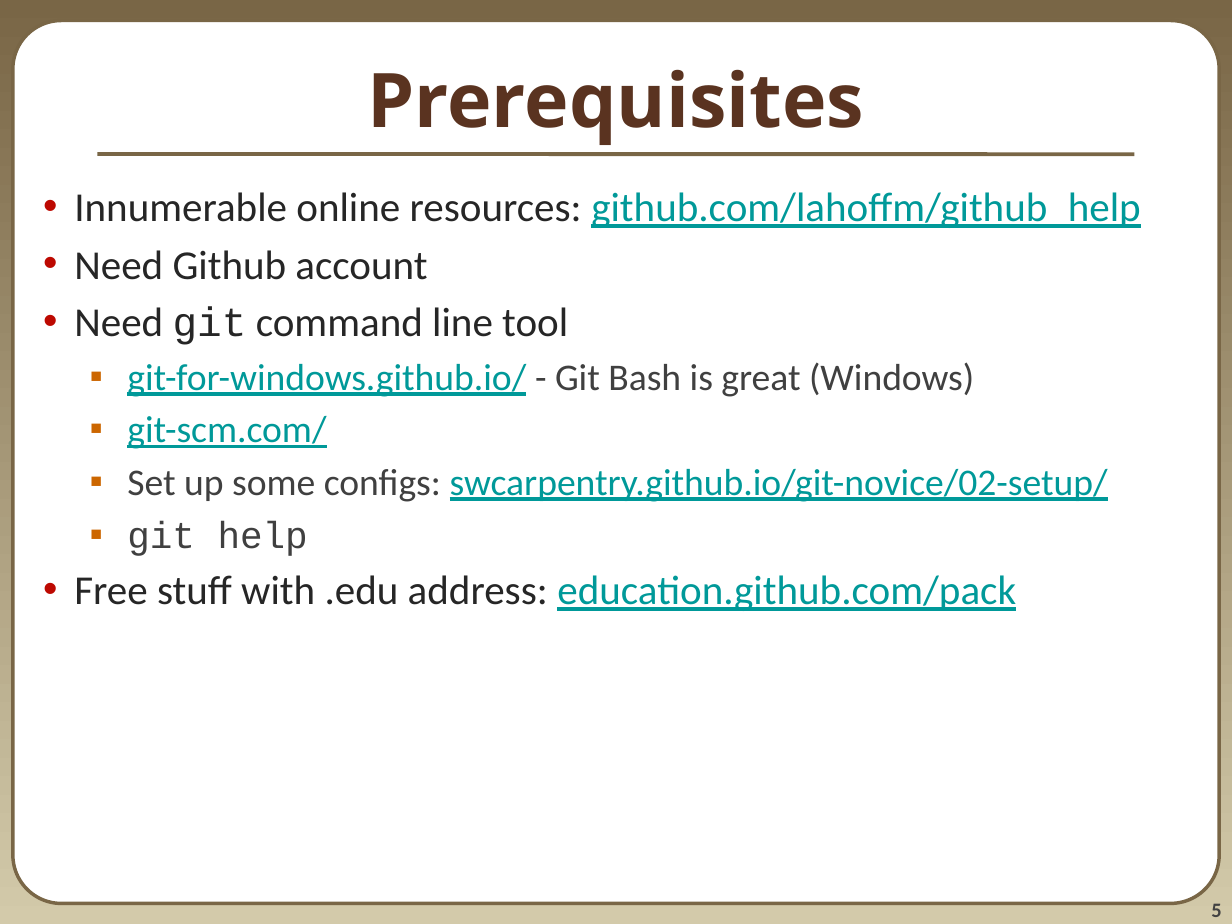
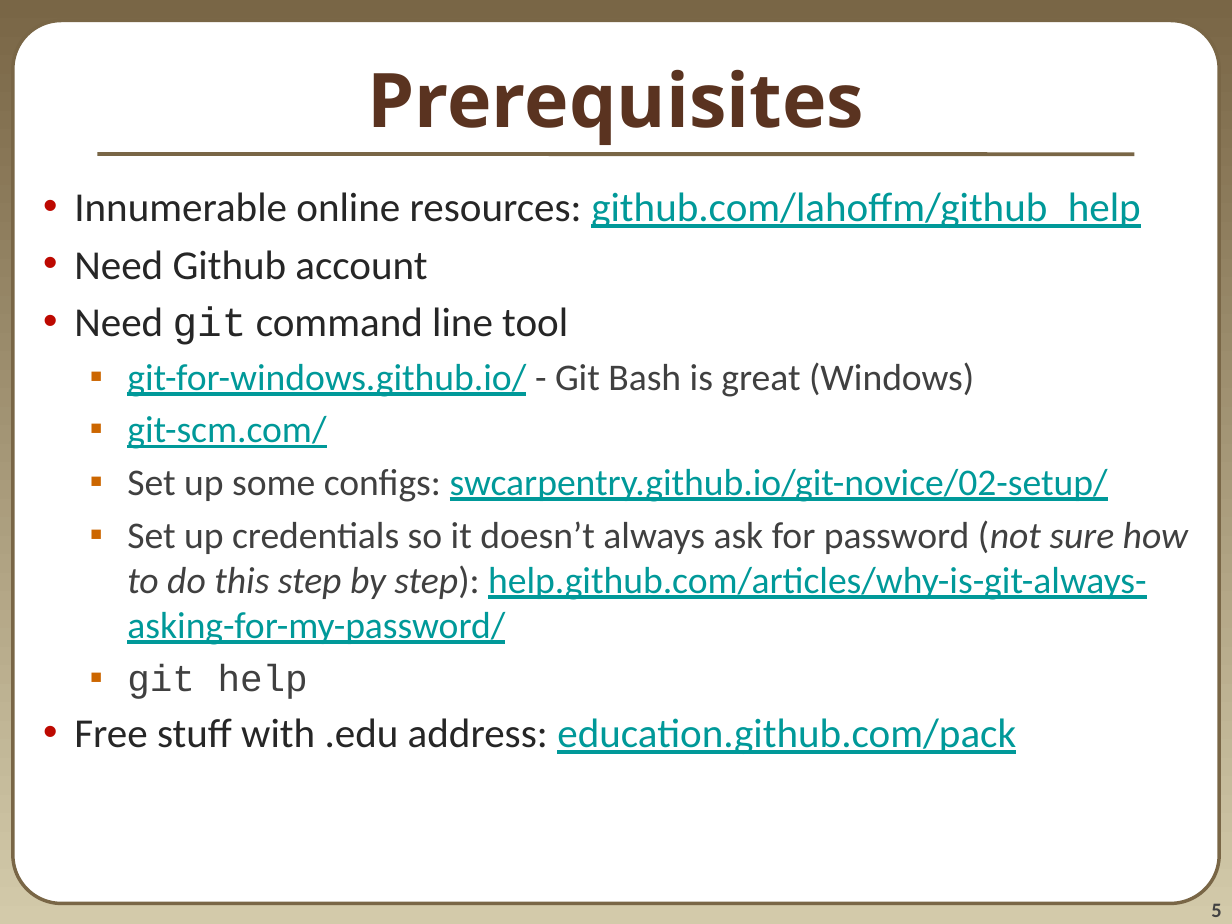
Before and after one commit to lahoffm/github_help, a slide deck: slide 5 of Github introduction Lukas.pptx. Drawn at 1232x924 pixels with LibreOffice and Linux fonts; fonts in the diff are those of the drawing. Boxes give left, top, right and bottom in pixels: in the first picture for what was removed or moved away, otherwise in the second. Text is boxed around its words. In the diff, an @@ line names an element or a change of style, - is before the commit and + after.

```diff
--- a/Github introduction Lukas.pptx
+++ b/Github introduction Lukas.pptx
@@ text at (127, 520, 1188, 645): paragraph added @@
+  ▪ Set up credentials so it doesn’t always ask for password (not sure how to do this step by step): help.github.com/articles/why-is-git-always-asking-for-my-password/
```
Also in this commit, not shown: 1 other file.
